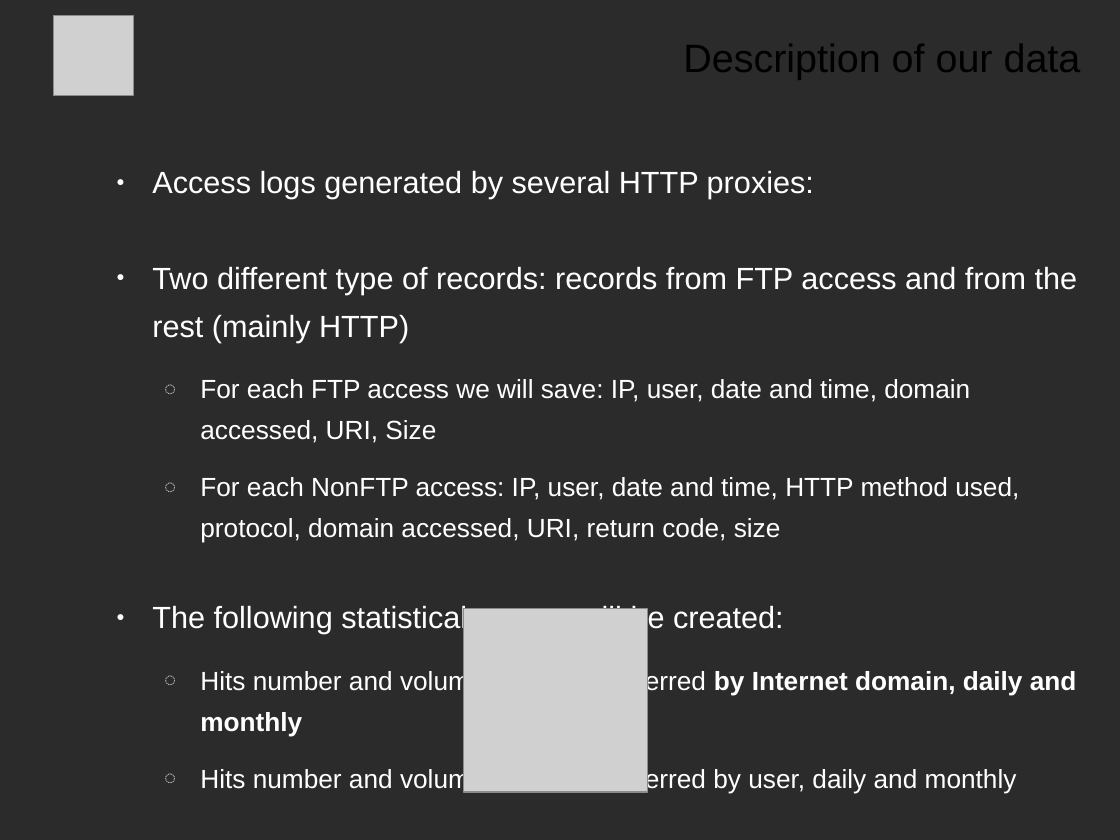
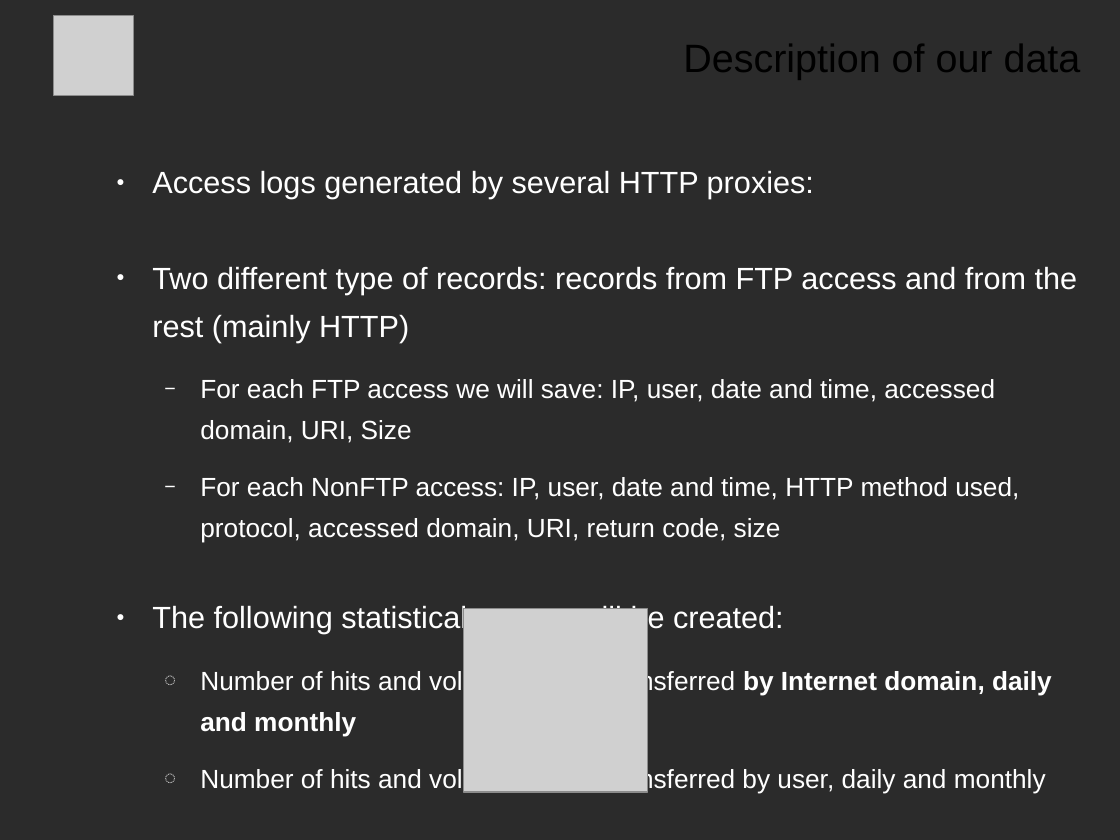
Before and after one commit to Ciges/internet_access_control_demo, a slide deck: slide 8 of NoSQL_Project_MSWL_Presentation.odp. Drawn at 1120x840 pixels with LibreOffice and Linux fonts; fonts in the diff are those of the drawing; grey boxes stand for pictures; background and template pictures are left out; a plain dark background stands for a picture behind light text. Boxes give left, top, right and bottom in pixels: in the first picture for what was removed or moved away, otherwise in the second. Text is boxed around its words. In the diff, an @@ line names an element or a change of style, - is before the commit and + after.

```diff
--- a/NoSQL_Project_MSWL_Presentation.odp
+++ b/NoSQL_Project_MSWL_Presentation.odp
@@ text at [200, 379, 1019, 543]: text changed @@
-  ◌ For each FTP access we will save: IP, user, date and time, domain accessed, URI, Size
-  ◌ For each NonFTP access: IP, user, date and time, HTTP method used, protocol, domain accessed, URI, return code, size
+  − For each FTP access we will save: IP, user, date and time, accessed domain, URI, Size
+  − For each NonFTP access: IP, user, date and time, HTTP method used, protocol, accessed domain, URI, return code, size
@@ text at [200, 669, 1052, 794]: text changed @@
-  ◌ Hits number and volume of data transferred by Internet domain, daily and monthly
-  ◌ Hits number and volume of data transferred by user, daily and monthly
+  ◌ Number of hits and volume of data transferred by Internet domain, daily and monthly
+  ◌ Number of hits and volume of data transferred by user, daily and monthly
```
Also in this commit, not shown: 20 other slides changed, 1 other file.
